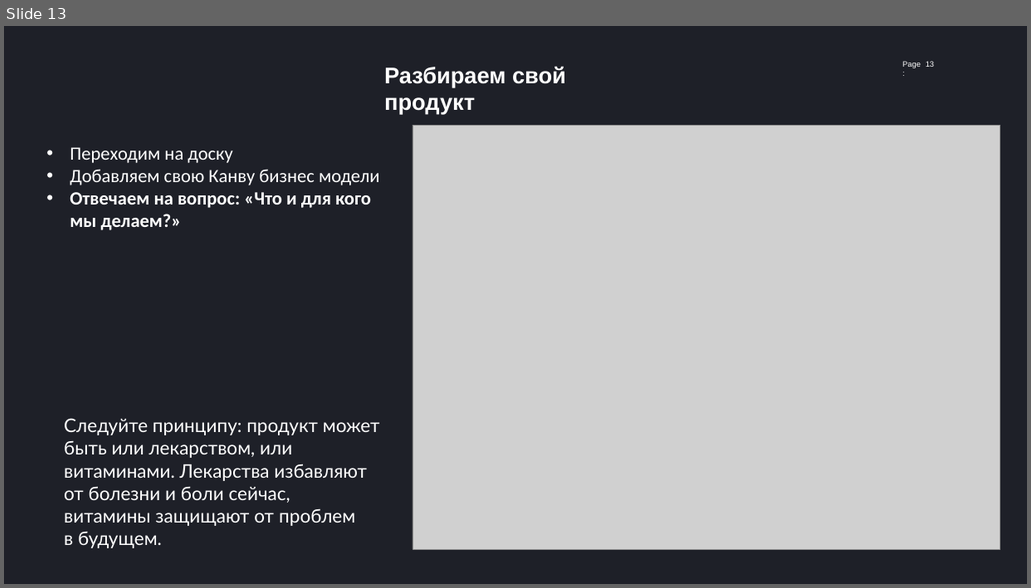
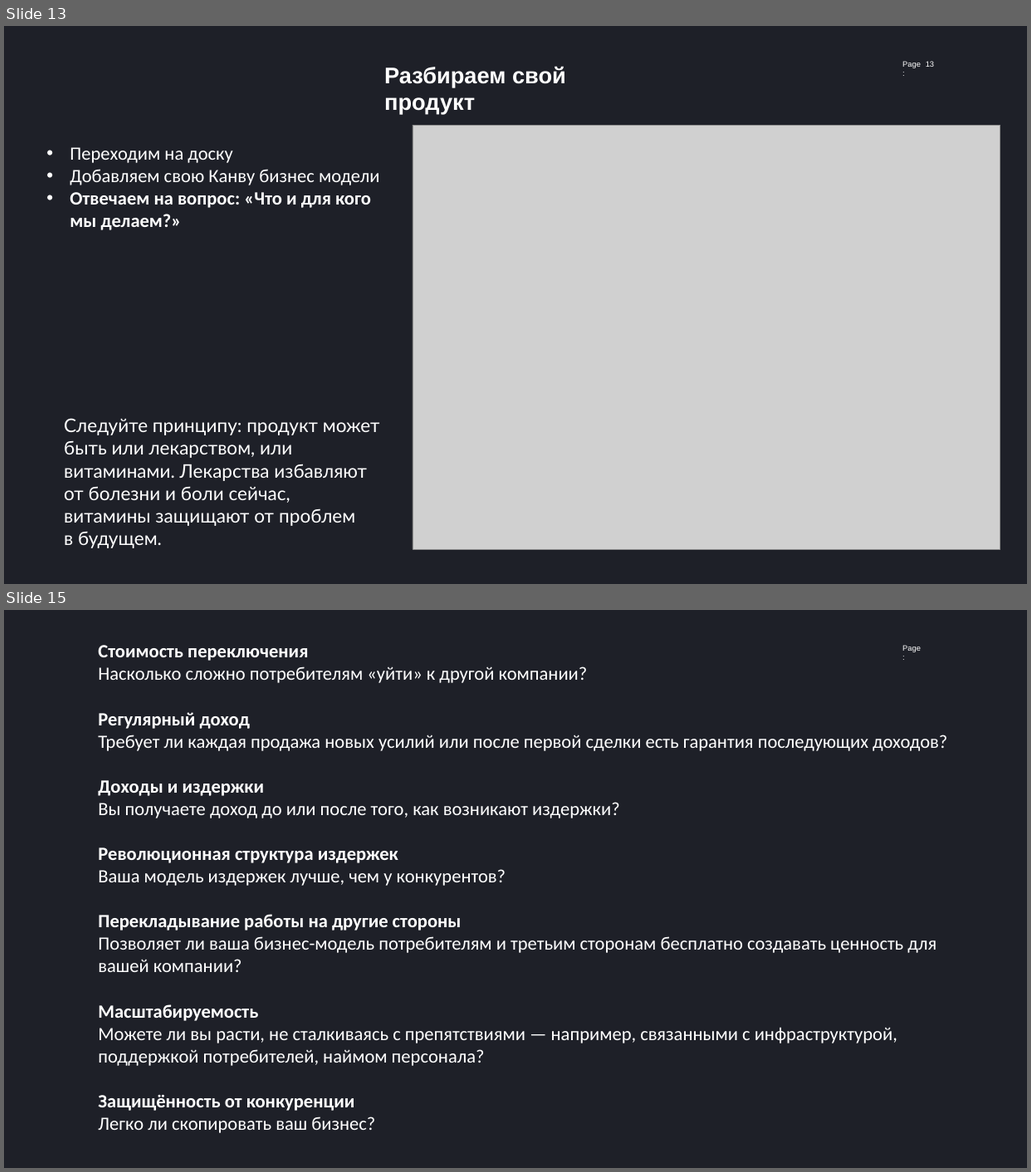
Before and after one commit to abat-voix/project-workshop, a slide deck: docs/мой_семинар/2.0 Разбираем продукты.pptx. Shown one above the other, each under a label of ours: slide 13 before the commit, slides 13 and 15 after it; the slides between them are not shown. The pictures are 1031x588 and 1031x1172 pixels, drawn with LibreOffice and Linux fonts; fonts in the diff are those of the drawing; grey boxes stand for pictures. Boxes give left, top, right and bottom in pixels: in the first picture for what was removed or moved away, otherwise in the second. Text is boxed around its words. In the diff, an @@ line names an element or a change of style, - is before the commit and + after.

```diff
--- a/docs/мой_семинар/2.0 Разбираем продукты.pptx
+++ b/docs/мой_семинар/2.0 Разбираем продукты.pptx
@@ slide 15 added at <box>4,610,1027,1168</box>, background #1E2028; not listed: 1 template element that a slide beside it also shows @@
@@ text added at <box>98,645,947,1133</box>, 29 pt, text #FFFFFF @@
+Стоимость переключения
+Насколько сложно потребителям «уйти» к другой компании?
+Регулярный доход
+Требует ли каждая продажа новых усилий или после первой сделки есть гарантия последующих доходов?
+Доходы и издержки
+Вы получаете доход до или после того, как возникают издержки?
+Революционная структура издержек
+Ваша модель издержек лучше, чем у конкурентов?
+Перекладывание работы на другие стороны
+Позволяет ли ваша бизнес-модель потребителям и третьим сторонам бесплатно создавать ценность для вашей компании?
+Масштабируемость
+Можете ли вы расти, не сталкиваясь с препятствиями — например, связанными с инфраструктурой, поддержкой потребителей, наймом персонала?
+Защищённость от конкуренции
+Легко ли скопировать ваш бизнес?
```
Also in this commit, not shown: 1 other slide added, 2 other files.
